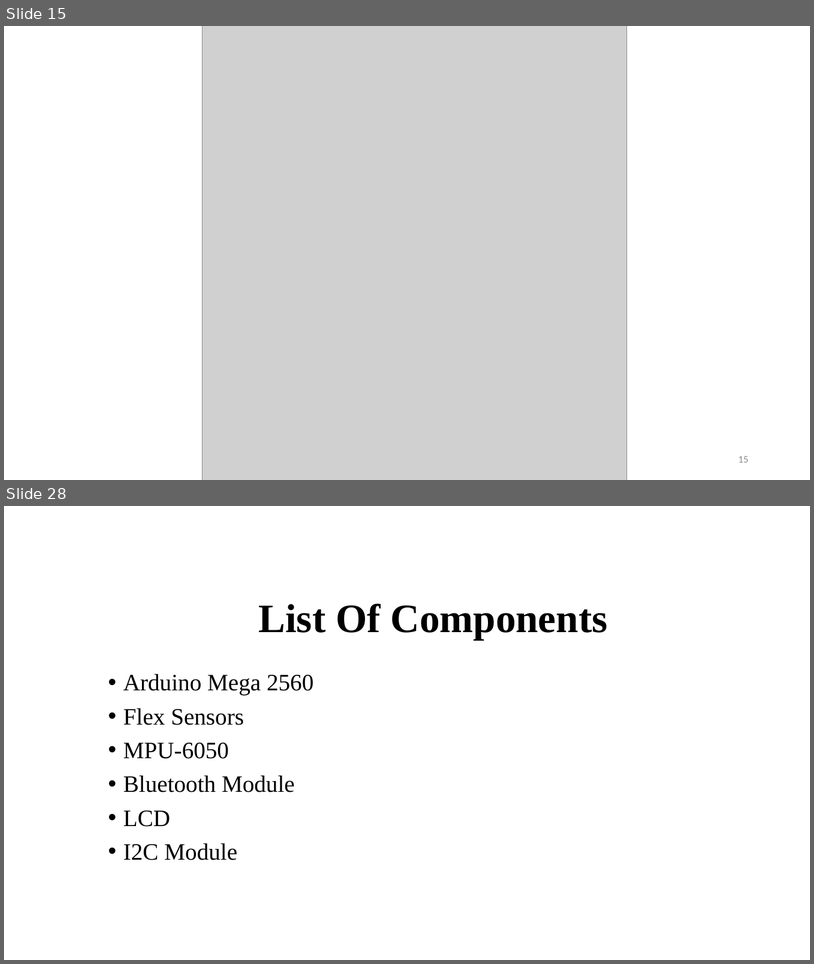
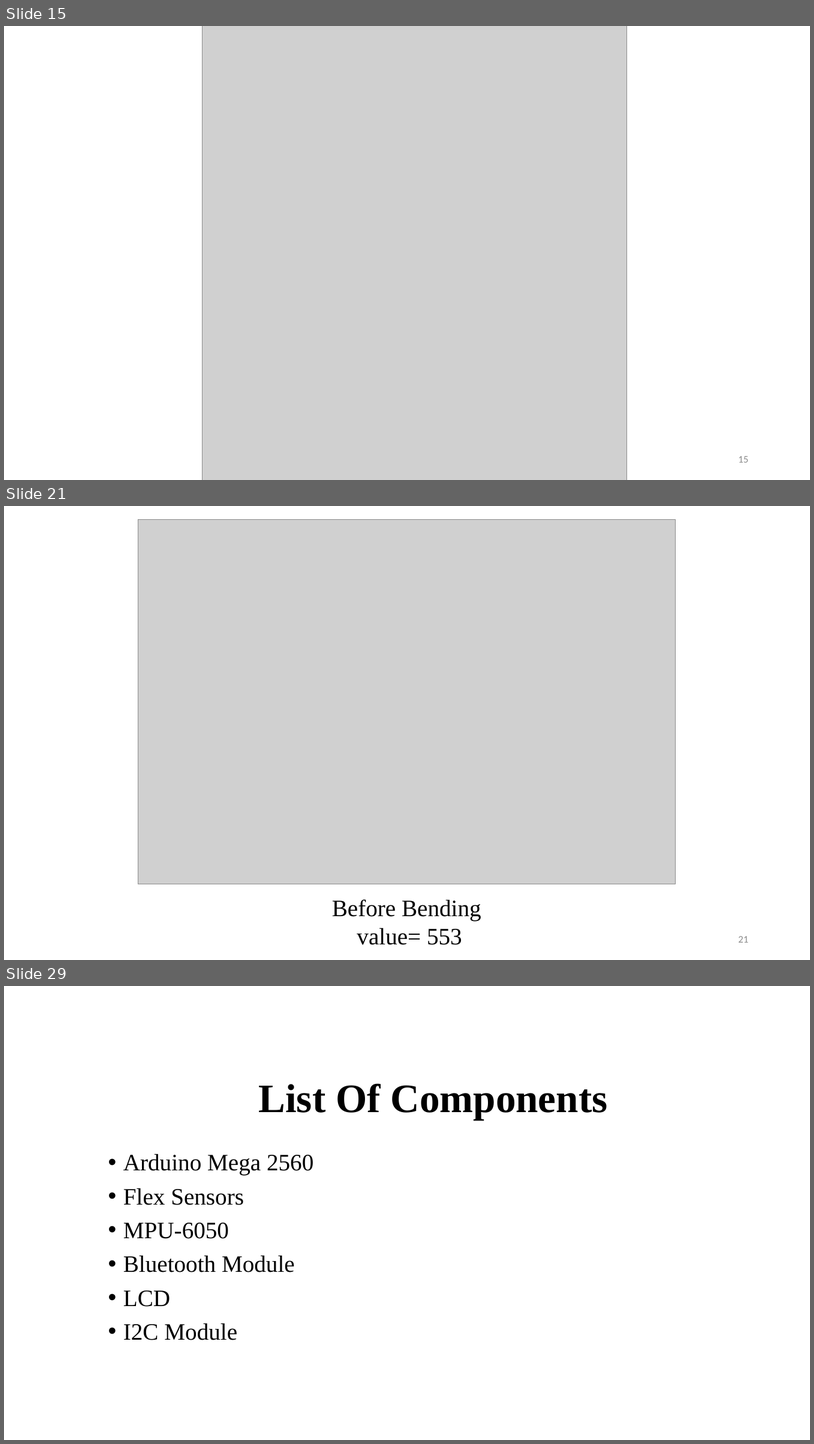
Before and after one commit to BipinGodar/ProjectReport, a slide deck: Smart Gloves using Flex Sensor.pptx. Shown one above the other, each under a label of ours: slides 15 and 28 before the commit, slides 15, 21 and 29 after it; the slides between them are not shown. The pictures are 814x964 and 814x1444 pixels, drawn with LibreOffice and Linux fonts; fonts in the diff are those of the drawing; grey boxes stand for pictures. Boxes give left, top, right and bottom in pixels: in the first picture for what was removed or moved away, otherwise in the second. Text is boxed around its words. In the diff, an @@ line names an element or a change of style, - is before the commit and + after.

```diff
--- a/Smart Gloves using Flex Sensor.pptx
+++ b/Smart Gloves using Flex Sensor.pptx
@@ slide 21 added at box(4, 506, 810, 960), background #FFFFFF @@
@@ picture added at box(138, 519, 675, 884) @@
@@ text added at box(332, 899, 482, 945), 28 pt, text #000000 @@
+Before Bending
+value= 553
@@ page number added at box(738, 936, 749, 942), 12 pt, text #8C8C8C @@
+21
@@ what was slide 28 is now slide 29 @@
```
Also in this commit, not shown: 9 slides changed, 3 other slides added, 3 slides removed, 3 other files.
